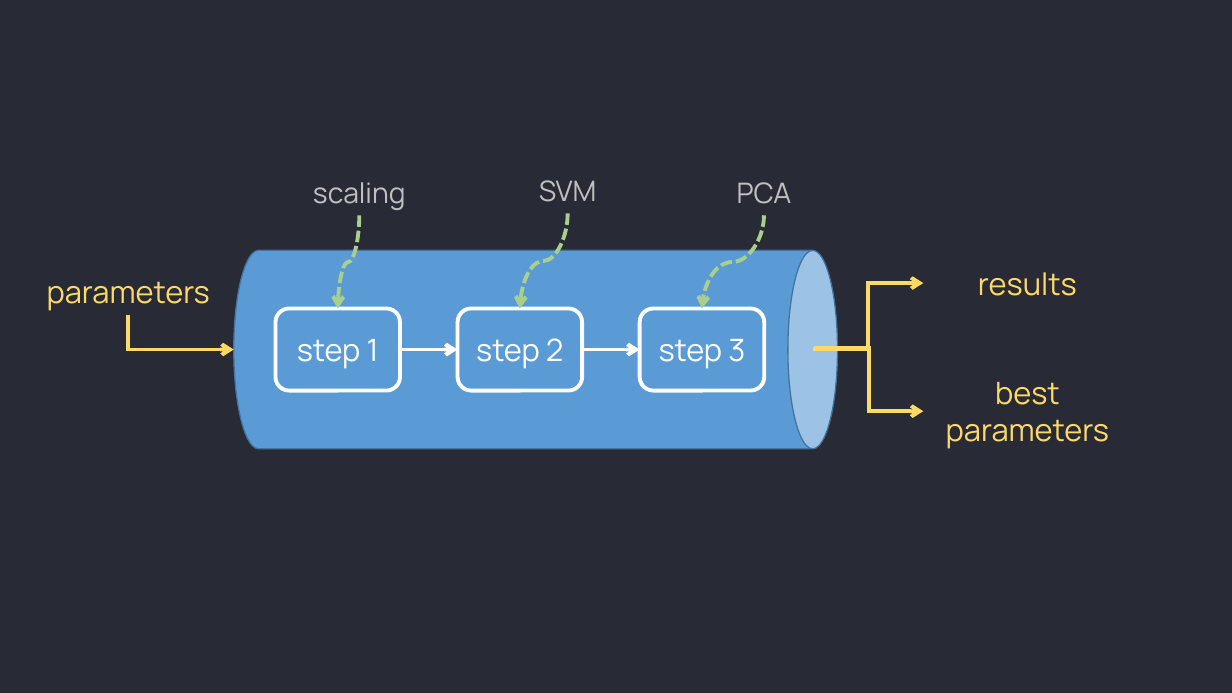
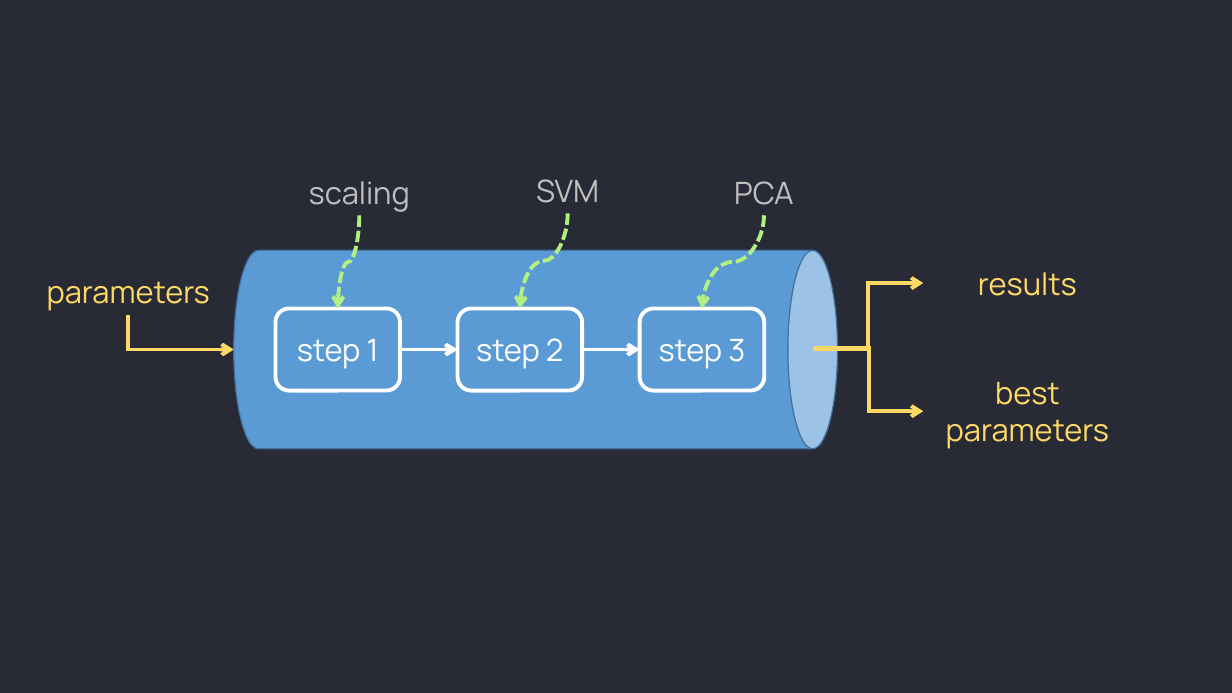
Before and after one commit to dinhanhthi/dinhanhthi.com, a slide deck: slide 1 of img/illustration/pipeline.pptx. Drawn at 1232x693 pixels with LibreOffice and Linux fonts; fonts in the diff are those of the drawing. Boxes give left, top, right and bottom in pixels: in the first picture for what was removed or moved away, otherwise in the second. Text is boxed around its words. In the diff, an @@ line names an element or a change of style, - is before the commit and + after.

```diff
--- a/img/illustration/pipeline.pptx
+++ b/img/illustration/pipeline.pptx
@@ size 22 to 24 pt in 3 elements at (x1=309, y1=181, x2=410, y2=212), (x1=536, y1=179, x2=599, y2=203), (x1=734, y1=181, x2=794, y2=205) @@
@@ curved arrow (360, 215) - (338, 309): stroke #AACF8C 3 pt dashed to #B3F082 3 pt dashed @@
@@ curved arrow (567, 213) - (520, 309): stroke #AACF8C 3 pt dashed to #B3F082 3 pt dashed @@
@@ curved arrow (764, 215) - (702, 309): stroke #AACF8C 3 pt dashed to #B3F082 3 pt dashed @@
```
Also in this commit, not shown: 1 slide added, 10 other files.
